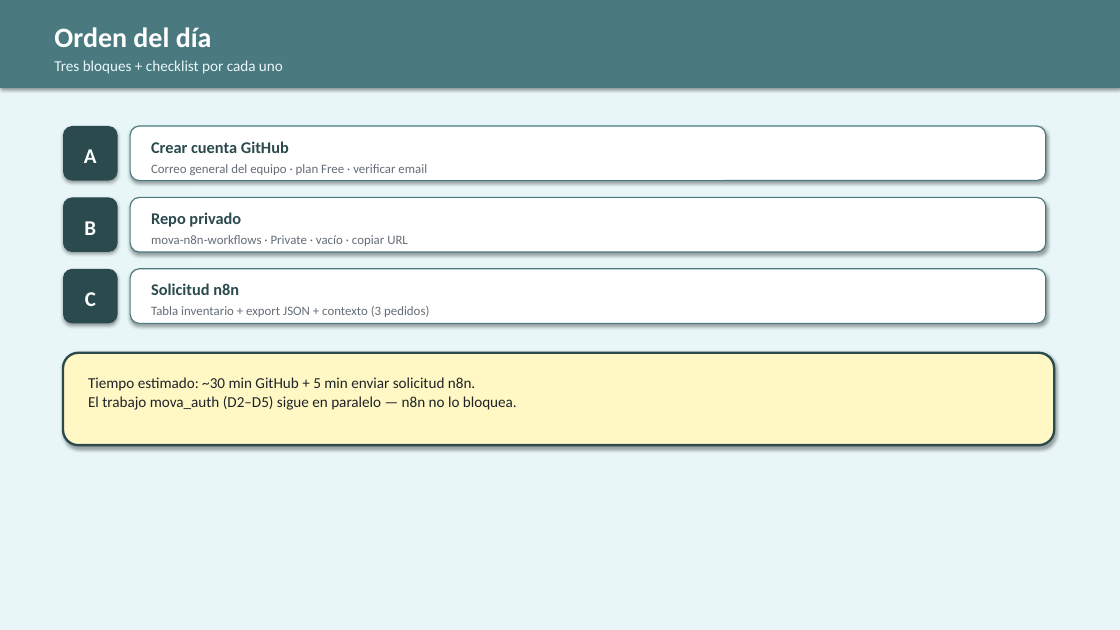
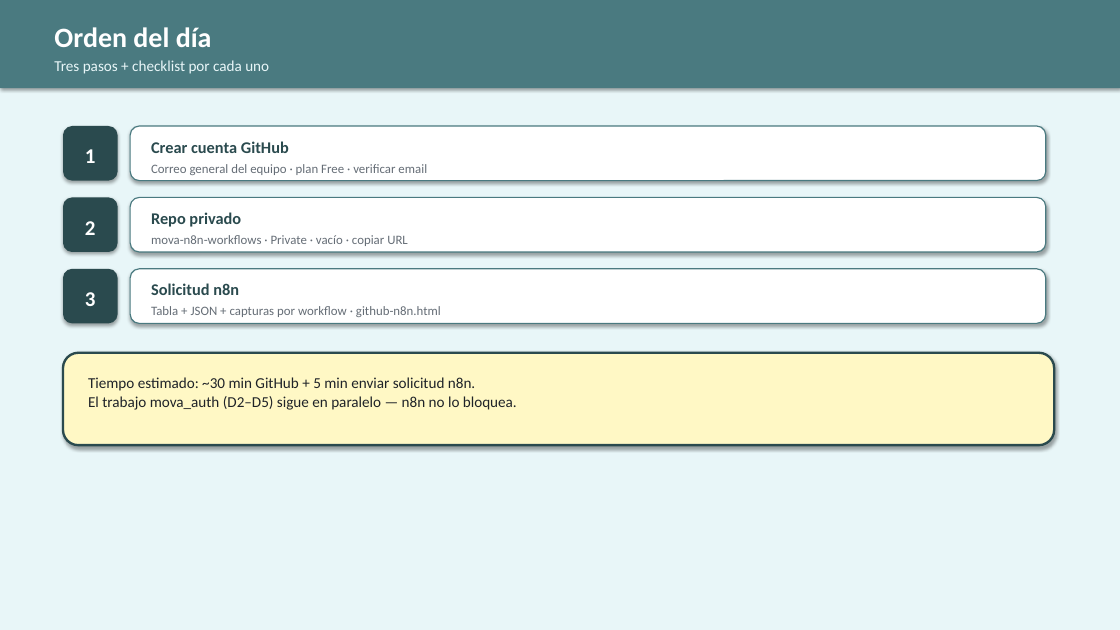
Before and after one commit to JosefaOgalde/organizacion, a slide deck: slide 2 of index/clientes/mkof/MOVA-GitHub-N8n-Checklist.pptx. Drawn at 1120x630 pixels with LibreOffice and Linux fonts; fonts in the diff are those of the drawing. Boxes give left, top, right and bottom in pixels: in the first picture for what was removed or moved away, otherwise in the second. Text is boxed around its words. In the diff, an @@ line names an element or a change of style, - is before the commit and + after.

```diff
--- a/index/clientes/mkof/MOVA-GitHub-N8n-Checklist.pptx
+++ b/index/clientes/mkof/MOVA-GitHub-N8n-Checklist.pptx
@@ text at [54,60,269,74]: text changed @@
-Tres bloques + checklist por cada uno
+Tres pasos + checklist por cada uno
@@ text at [85,149,96,163]: text changed @@
-A
+1
@@ text at [85,221,96,235]: text changed @@
-B
+2
@@ text at [85,292,96,306]: text changed @@
-C
+3
@@ text at [151,306,441,317]: text changed @@
-Tabla inventario + export JSON + contexto (3 pedidos)
+Tabla + JSON + capturas por workflow · github-n8n.html
```
Also in this commit, not shown: 7 other slides changed, 2 slides added, 13 other files.
